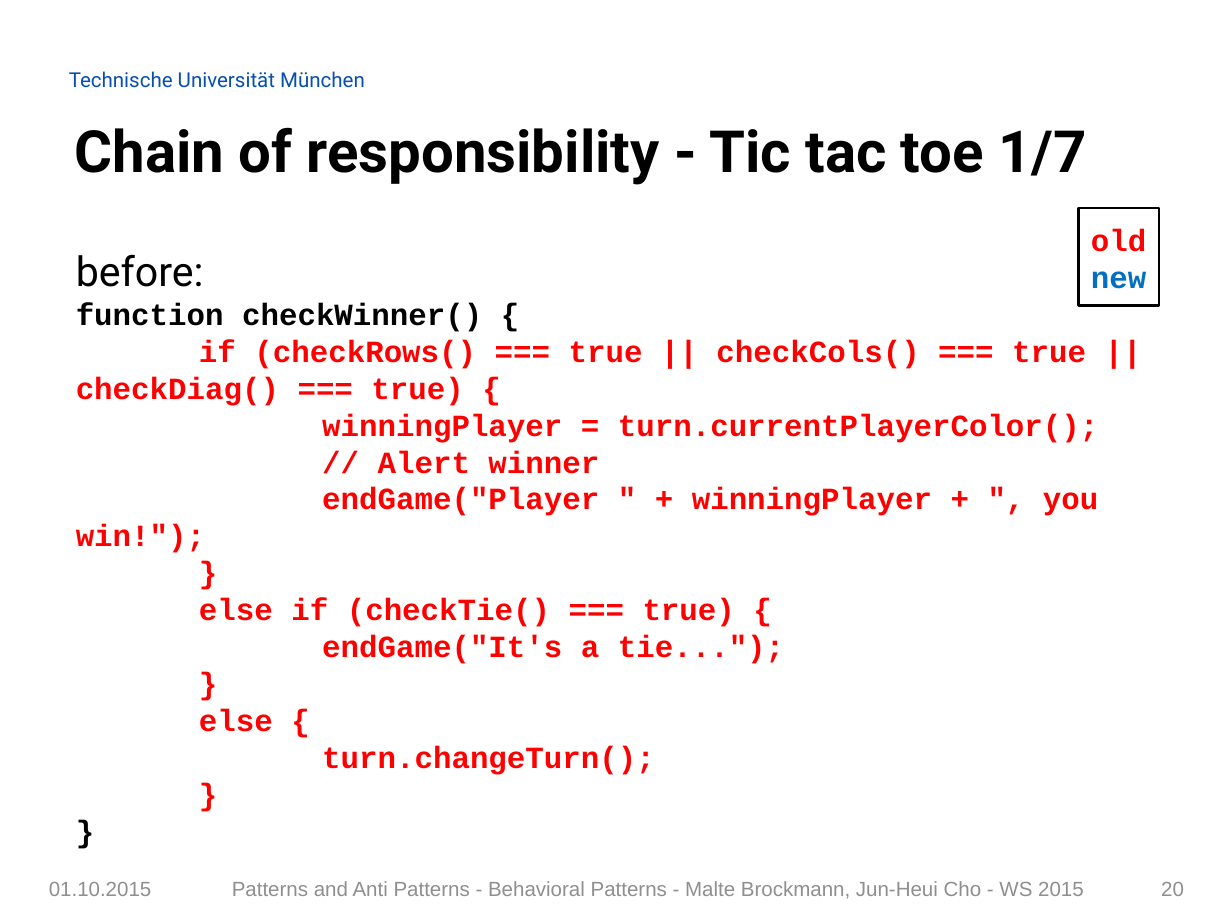
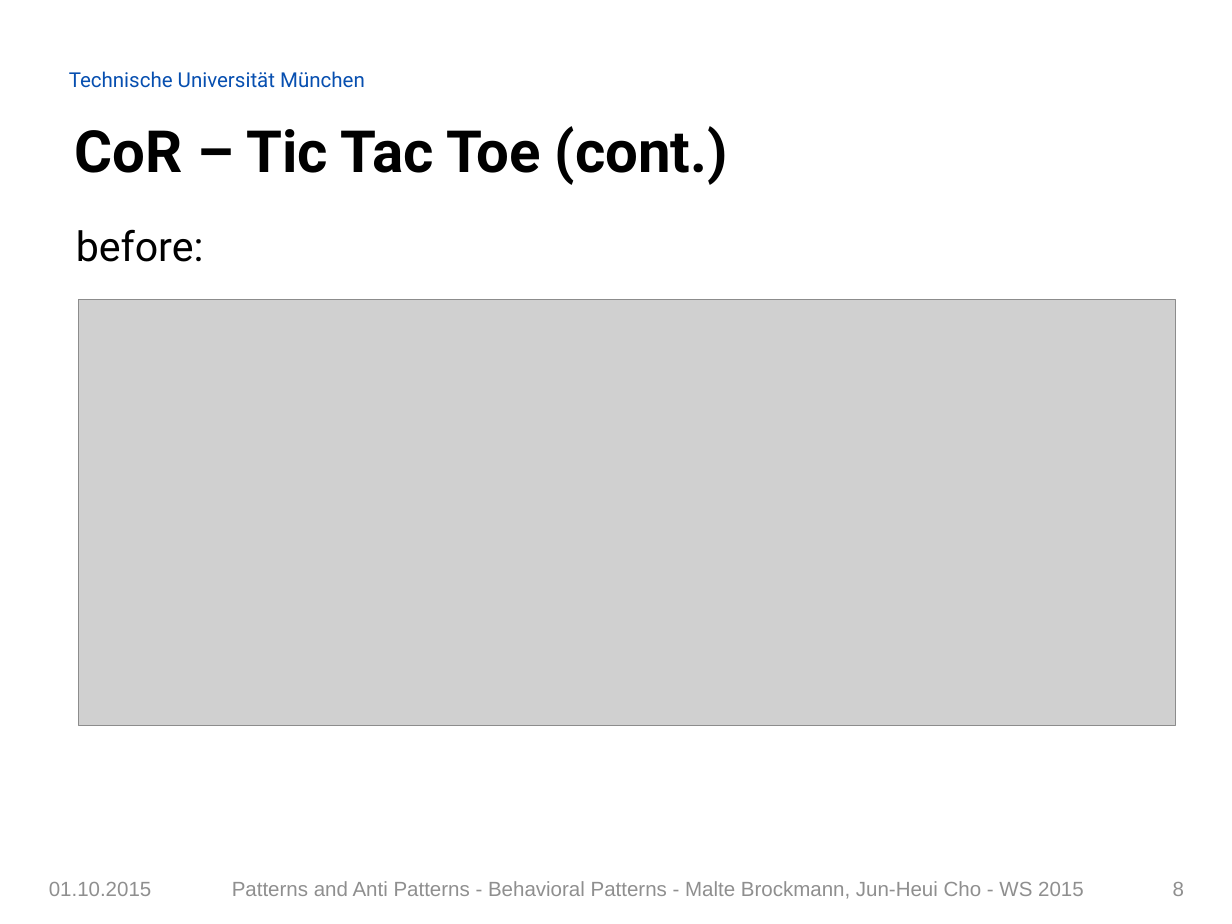
Before and after one commit to Painted6/Behavioral-design-patterns, a slide deck: slide 8 of Behavioral Patterns - JS Patterns and Anti Patterns.pptx (slide 20 before the commit). Drawn at 1232x924 pixels with LibreOffice and Linux fonts; fonts in the diff are those of the drawing; grey boxes stand for pictures; background and template pictures are left out. Boxes give left, top, right and bottom in pixels: in the first picture for what was removed or moved away, otherwise in the second. Text is boxed around its words. In the diff, an @@ line names an element or a change of style, - is before the commit and + after.

```diff
--- a/Behavioral Patterns - JS Patterns and Anti Patterns.pptx
+++ b/Behavioral Patterns - JS Patterns and Anti Patterns.pptx
@@ title at (75, 126, 728, 185): text changed @@
-Chain of responsibility - Tic tac toe 1/7
+CoR – Tic Tac Toe (cont.)
@@ rectangle removed at (1079, 208, 1159, 306) @@
-old
-new
@@ text added at (76, 229, 204, 262), 24 pt, text #000000 @@
+before:
@@ text removed at (76, 254, 1099, 775) @@
-before:
-function checkWinner() {
-if (checkRows() === true || checkCols() === true || checkDiag() === true) {
-winningPlayer = turn.currentPlayerColor();
-// Alert winner
-endGame("Player " + winningPlayer + ", you win!");
-}
-else if (checkTie() === true) {
-endGame("It's a tie...");
-}
-else {
-turn.changeTurn();
-}
-}
@@ picture added at (79, 299, 1175, 726) @@
@@ page number at (1173, 882, 1184, 896): text changed @@
-20
+8
```
Also in this commit, not shown: 30 other slides changed, 3 slides removed.
